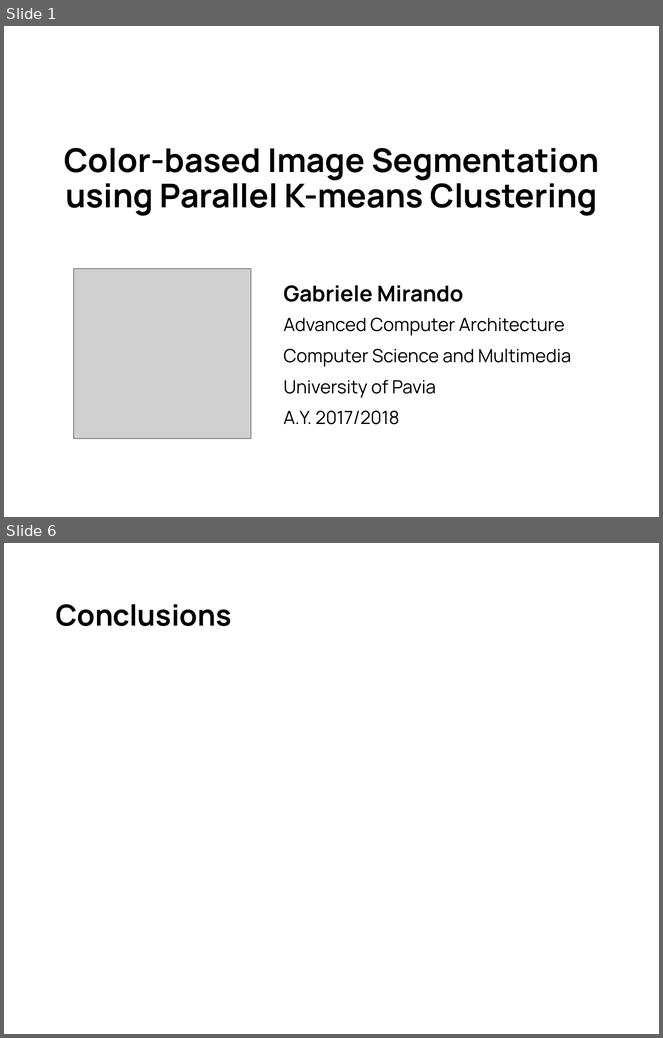
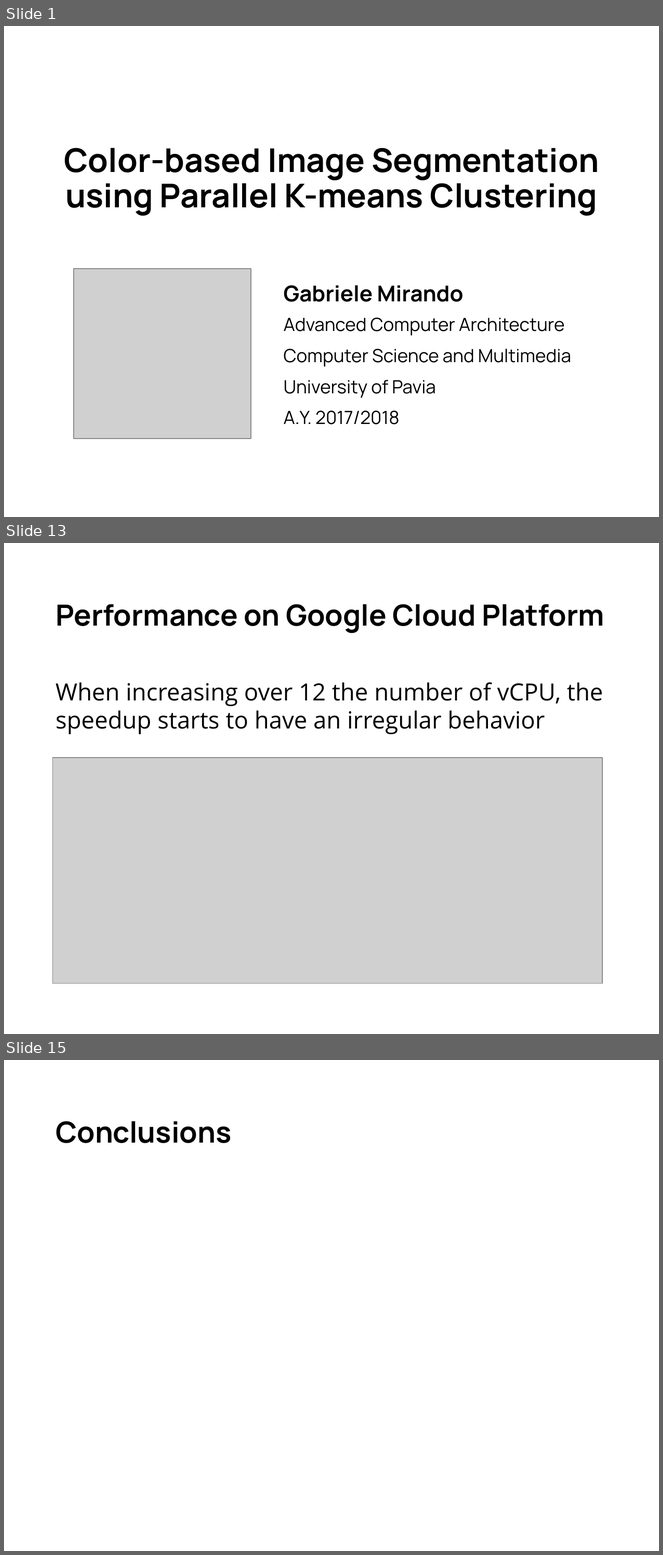
Before and after one commit to gabrielemirando/image-segmentation, a slide deck: docs/pres.pptx. Shown one above the other, each under a label of ours: slides 1 and 6 before the commit, slides 1, 13 and 15 after it; the slides between them are not shown. The pictures are 663x1038 and 663x1555 pixels, drawn with LibreOffice and Linux fonts; fonts in the diff are those of the drawing; grey boxes stand for pictures. Boxes give left, top, right and bottom in pixels: in the first picture for what was removed or moved away, otherwise in the second. Text is boxed around its words. In the diff, an @@ line names an element or a change of style, - is before the commit and + after.

```diff
--- a/docs/pres.pptx
+++ b/docs/pres.pptx
@@ slide 13 added at box(4, 543, 659, 1034), background #FFFFFF @@
@@ title added at box(55, 604, 605, 633), 32 pt, text #000000, bold @@
+Performance on Google Cloud Platform
@@ text added at box(55, 682, 604, 734), 26 pt, text #000000 @@
+When increasing over 12 the number of vCPU, the speedup starts to have an irregular behavior
@@ picture added at box(52, 758, 602, 984) @@
@@ what was slide 6 is now slide 15 @@
```
Also in this commit, not shown: 3 slides changed, 9 other slides added, 1 slide removed, 2 other files.
